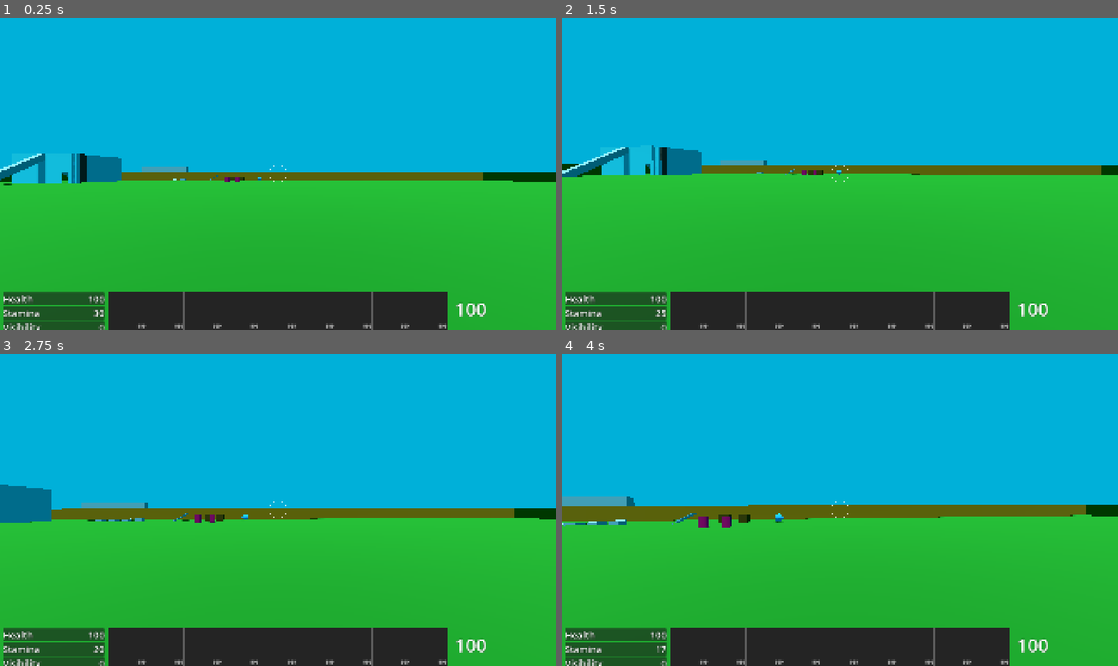
Above: before the commit, frames 1-4 (two rows, left to right).
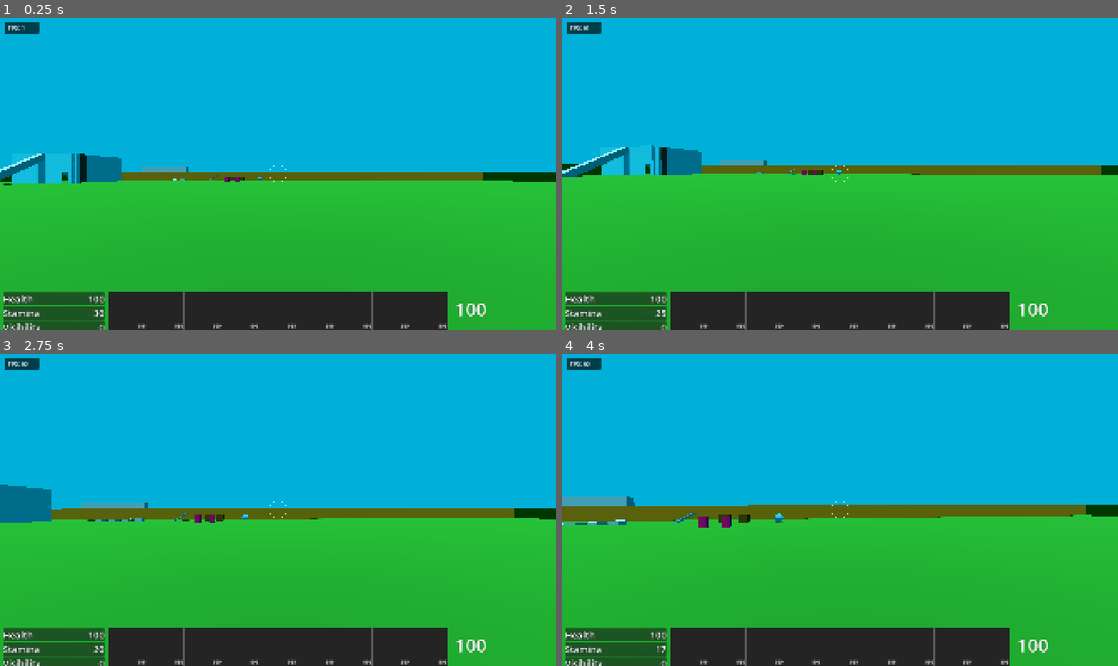
Above: after the commit, the same moments.

Repository: janisl/rpg-core
Game: Godot game, scene res://levels/test.tscn
Two runs of this game, one before a commit and one after it. Both use one fixed random seed, a clock stepped at 60 frames per second and the inputs below.
Inputs (mouse positions are in pixels of both pictures, inside the frame that each line leads up to):
- Up to frame 1 (0.25 s): no input
- Up to frame 2 (1.5 s): tap Enter at 0.5 s; move the mouse to (867, 170) at 0.52 s; hold Shift (crouch) 0.53-1.28 s; hold W (forward) from 0.53 s (still down); tap Space (jump) at 0.77 s; move the mouse to (812, 174) at 1.27 s; tap T (cycle_ammo) at 1.35 s
- Up to frame 3 (2.75 s): keep holding W (forward); tap Space (jump) at 1.52 s; move the mouse to (289, 503) at 2.02 s; hold E (interact) from 2.03 s (still down)
- Up to frame 4 (4 s): keep holding W (forward); move the mouse to (834, 513) at 2.77 s; release E (interact) at 2.78 s; click (834, 513) at 2.85 s; tap Space (jump) at 3.02, 3.77 s; move the mouse to (878, 513) at 3.52 s; hold Ctrl (sprint) from 3.53 s (still down)

The runs differ from the first frame. In frame 1, 0.2% of the frame differs, in the area x 0-8%, y 1-6%; in frame 2, 0.2%; in frame 3, 0.2%; in frame 4, 0.2%.

Commit message:
Development overlay with FPS counter.

Diff:
--- a/systems/dev_tools/dev_tools.tscn
+++ b/systems/dev_tools/dev_tools.tscn
@@ -2,9 +2,12 @@
 
 [ext_resource type="Script" uid="uid://bvaj87ob7hpq6" path="res://systems/dev_tools/dev_tools.gd" id="1_qi31n"]
 [ext_resource type="Script" uid="uid://dnuvf830j1lrn" path="res://systems/dev_tools/debug_line.gd" id="2_aoadl"]
+[ext_resource type="PackedScene" path="res://systems/dev_tools/developer_overlay.tscn" id="3_overlay"]
 
 [node name="DevTools" type="Node" unique_id=1985555156]
 script = ExtResource("1_qi31n")
 
 [node name="DebugLine" type="Node2D" parent="." unique_id=872459127]
 script = ExtResource("2_aoadl")
+
+[node name="DeveloperOverlay" parent="." instance=ExtResource("3_overlay")]
--- /dev/null
+++ b/systems/dev_tools/developer_overlay.gd
@@ -0,0 +1,7 @@
+extends CanvasLayer
+
+@onready var fps_label: Label = $PanelContainer/FPSLabel
+
+
+func _process(_delta: float) -> void:
+	fps_label.text = "FPS: %d" % Engine.get_frames_per_second()
--- /dev/null
+++ b/systems/dev_tools/developer_overlay.tscn
@@ -0,0 +1,33 @@
+[gd_scene load_steps=3 format=3]
+
+[ext_resource type="Script" path="res://systems/dev_tools/developer_overlay.gd" id="1_overlay"]
+
+[sub_resource type="StyleBoxFlat" id="StyleBoxFlat_overlay"]
+content_margin_left = 12.0
+content_margin_top = 6.0
+content_margin_right = 12.0
+content_margin_bottom = 6.0
+bg_color = Color(0, 0, 0, 0.65)
+corner_radius_top_left = 4
+corner_radius_top_right = 4
+corner_radius_bottom_right = 4
+corner_radius_bottom_left = 4
+
+[node name="DeveloperOverlay" type="CanvasLayer"]
+layer = 10
+script = ExtResource("1_overlay")
+
+[node name="PanelContainer" type="PanelContainer" parent="."]
+offset_left = 16.0
+offset_top = 16.0
+offset_right = 136.0
+offset_bottom = 54.0
+mouse_filter = 2
+theme_override_styles/panel = SubResource("StyleBoxFlat_overlay")
+
+[node name="FPSLabel" type="Label" parent="PanelContainer"]
+layout_mode = 2
+mouse_filter = 2
+theme_override_colors/font_color = Color(1, 1, 1, 1)
+theme_override_font_sizes/font_size = 20
+text = "FPS: 0"
Not shown, added: systems/dev_tools/developer_overlay.gd.uid
